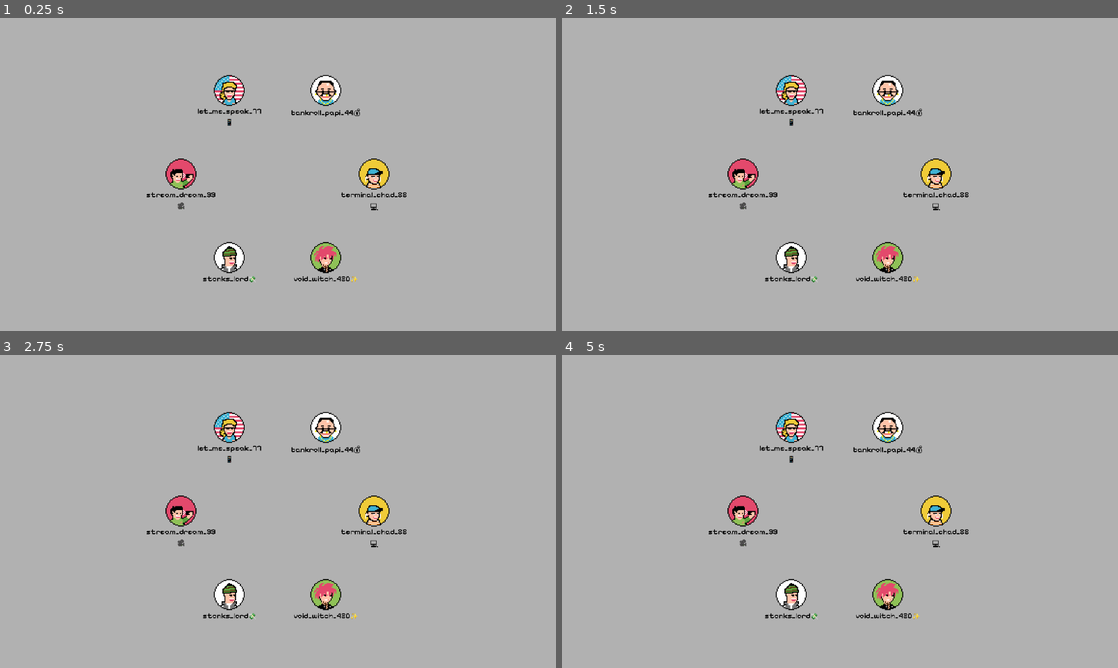
Above: before the commit, frames 1-4 (two rows, left to right).
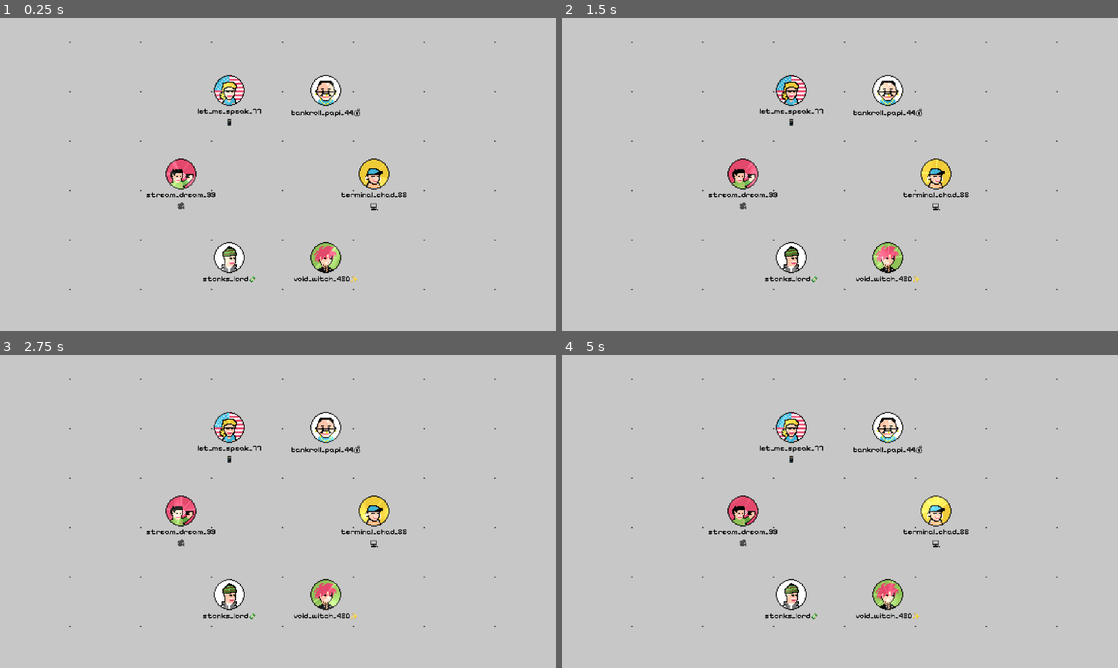
Above: after the commit, the same moments.

Repository: Pikachuxxxx/social-loops-gmtk
Game: Godot game, scene res://Scenes/main.tscn
The game is run twice, just before and just after one commit, with the same random seed, the same clock (stepped at 60 frames per second) and the same inputs.
Inputs (mouse positions are in pixels of both pictures, inside the frame that each line leads up to):
- Up to frame 1 (0.25 s): no input
- Up to frame 2 (1.5 s): tap Enter at 0.5 s; move the mouse to (962, 158) at 0.52 s; hold Enter 0.53-1.25 s; click (962, 158) at 0.67 s; drag from (728, 190) to (812, 237) at 1.27 s
- Up to frame 3 (2.75 s): move the mouse to (333, 442) at 2.02 s; tap J at 2.1 s; click (333, 442) at 2.17 s
- Up to frame 4 (5 s): drag from (812, 574) to (673, 464) at 2.77 s; move the mouse to (1006, 558) at 3.52 s; hold Tab 3.53-4.25 s; click (1006, 558) at 3.67 s; drag from (673, 464) to (756, 433) at 4.27 s

The runs differ from the first frame. In frame 1, 0.6% of the frame differs, in the area x 12-90%, y 7-87%; in frame 2, 0.4%; in frame 3, 0.5%; in frame 4, 0.6%.

Commit message:
feat: Bug fixes and shader fx
- Fixed some bugs with interests and dislikes butfileds
- added balatro inspired shaders and FX for likes and dislikes cleanup
- fixed up CRT monitor like shader from balartro (disabled for now)

Diff:
--- a/Personas/Persona_GothGirl_0.tres
+++ b/Personas/Persona_GothGirl_0.tres
@@ -11,9 +11,8 @@
 age = 19
 variant_idx = 0
 persona_type = 0
-likes = 100
-dislikes = 274
+likes = 356
+dislikes = 7186
 drama = 0.0
 tolerance = 0.0
 influence = 0.0
-metadata/_custom_type_script = "uid://cb5ttynshhrgo"
--- a/Personas/Persona_SugarDaddy_0.tres
+++ b/Personas/Persona_SugarDaddy_0.tres
@@ -11,9 +11,8 @@
 age = 52
 variant_idx = 0
 persona_type = 0
-likes = 329
+likes = 361
 dislikes = 2704
 drama = 0.0
 tolerance = 0.0
 influence = 0.0
-metadata/_custom_type_script = "uid://cb5ttynshhrgo"
--- a/Scenes/main.tscn
+++ b/Scenes/main.tscn
@@ -2,15 +2,11 @@
 
 [ext_resource type="Script" uid="uid://dh2c3yewo2rj0" path="res://Scripts/main.gd" id="1_bo1nx"]
 [ext_resource type="Script" uid="uid://dy1vb32td1nih" path="res://Scripts/Zuck.gd" id="2_8gbba"]
-[ext_resource type="Shader" uid="uid://bjwq8jti45nvd" path="res://Shaders/balatro.gdshader" id="2_bo1nx"]
+[ext_resource type="Material" uid="uid://cimd6ew5o12xl" path="res://Shaders/Balatro.tres" id="3_21xkr"]
 [ext_resource type="Script" uid="uid://c4s7cypestpx" path="res://Scripts/CameraController.gd" id="3_kry3j"]
 [ext_resource type="AudioStream" uid="uid://cukmeggeb4xxc" path="res://assets/audio/sfx/idle.wav" id="4_jjvhh"]
-
-[sub_resource type="ShaderMaterial" id="ShaderMaterial_8gbba"]
-shader = ExtResource("2_bo1nx")
-
-[sub_resource type="QuadMesh" id="QuadMesh_jjgbg"]
-size = Vector2(1280, 720)
+[ext_resource type="Material" uid="uid://bqi0s5jfq76s1" path="res://Shaders/Grid.tres" id="6_6bp64"]
+[ext_resource type="Texture2D" uid="uid://fmjep2v6yj71" path="res://assets/image/dps/persona_2.png" id="7_6bp64"]
 
 [node name="Node2D" type="Node2D"]
 script = ExtResource("1_bo1nx")
@@ -23,16 +19,31 @@
 position = Vector2(576, 325)
 script = ExtResource("3_kry3j")
 
-[node name="CanvasLayer" type="CanvasLayer" parent="."]
-visible = false
-offset = Vector2(585, 328)
-transform = Transform2D(1, 0, 0, 1, 585, 328)
-
-[node name="MeshInstance2D" type="MeshInstance2D" parent="CanvasLayer"]
-material = SubResource("ShaderMaterial_8gbba")
-position = Vector2(2, 3)
-mesh = SubResource("QuadMesh_jjgbg")
-
-[node name="AudioStreamPlayer2D" type="AudioStreamPlayer2D" parent="."]
+[node name="AudioStreamPlayer2D" type="AudioStreamPlayer2D" parent="Camera2D"]
+position = Vector2(-576, -325)
 stream = ExtResource("4_jjvhh")
 autoplay = true
+
+[node name="CanvasLayer" type="CanvasLayer" parent="."]
+
+[node name="ColorRect" type="ColorRect" parent="CanvasLayer"]
+visible = false
+material = ExtResource("3_21xkr")
+anchors_preset = -1
+anchor_left = -0.198
+anchor_top = -0.123
+anchor_right = 1.0
+anchor_bottom = 1.0
+offset_left = 228.096
+offset_top = 79.704
+grow_horizontal = 2
+grow_vertical = 2
+size_flags_horizontal = 4
+size_flags_vertical = 4
+
+[node name="Sprite2D" type="Sprite2D" parent="."]
+z_index = -505
+material = ExtResource("6_6bp64")
+position = Vector2(512, 512)
+scale = Vector2(1468.04, 1024)
+texture = ExtResource("7_6bp64")
--- a/Scenes/persona_node.tscn
+++ b/Scenes/persona_node.tscn
@@ -1,7 +1,8 @@
-[gd_scene load_steps=7 format=3 uid="uid://d08vim1jhug0x"]
+[gd_scene load_steps=8 format=3 uid="uid://d08vim1jhug0x"]
 
 [ext_resource type="Script" uid="uid://hhgqihr18wkj" path="res://Scripts/PersonaNode.gd" id="1_wxeb3"]
 [ext_resource type="Texture2D" uid="uid://chy3jek5cemcg" path="res://assets/image/dps/karen.png" id="2_nec11"]
+[ext_resource type="Material" uid="uid://bn3347xbvwdlb" path="res://Shaders/Balatro_card.tres" id="2_u7djs"]
 [ext_resource type="PackedScene" uid="uid://d3vdrjykr2i0t" path="res://FX/DownvotesFX.tscn" id="3_68h33"]
 [ext_resource type="PackedScene" uid="uid://bst4gjipcf2p3" path="res://FX/LikesFX.tscn" id="4_6mfyq"]
 [ext_resource type="PackedScene" uid="uid://sqflj4ksfawq" path="res://Scenes/post.tscn" id="5_6mfyq"]
@@ -21,6 +22,7 @@
 
 [node name="Sprite2D" type="Sprite2D" parent="NodeCollisionShape2D"]
 texture_filter = 1
+material = ExtResource("2_u7djs")
 position = Vector2(-0.499999, 0)
 scale = Vector2(1.93, 1.93)
 texture = ExtResource("2_nec11")
--- /dev/null
+++ b/Shaders/Balatro.tres
@@ -0,0 +1,6 @@
+[gd_resource type="ShaderMaterial" load_steps=2 format=3 uid="uid://cimd6ew5o12xl"]
+
+[ext_resource type="Shader" uid="uid://bjwq8jti45nvd" path="res://Shaders/balatro.gdshader" id="1_mmo5c"]
+
+[resource]
+shader = ExtResource("1_mmo5c")
--- /dev/null
+++ b/Shaders/Balatro_card.tres
@@ -0,0 +1,6 @@
+[gd_resource type="ShaderMaterial" load_steps=2 format=3 uid="uid://bn3347xbvwdlb"]
+
+[ext_resource type="Shader" uid="uid://dfv5l6wakhhb3" path="res://Shaders/balatro_card_shine.gdshader" id="1_m4o5u"]
+
+[resource]
+shader = ExtResource("1_m4o5u")
--- /dev/null
+++ b/Shaders/Grid.gdshader
@@ -0,0 +1,22 @@
+shader_type canvas_item;
+
+// Dot grid parameters
+uniform float dot_spacing_px = 0.1; // space between dots, in pixels
+uniform float dot_radius_px = 0.4;   // dot radius, in pixelsts)
+uniform vec4 bg_color = vec4(0.3, 0.3, 0.3, 1.0); // dot color
+uniform vec4 dot_color  = vec4(0.7, 0.7, 0.7, 1.0); // background color
+
+void fragment() {
+ 	vec2 spacing_uv = TEXTURE_PIXEL_SIZE * dot_spacing_px;
+    float radius_uv = (TEXTURE_PIXEL_SIZE.x) * dot_radius_px;
+
+    // Find position within cell
+    vec2 cell_uv = mod(UV, spacing_uv) / spacing_uv;
+    vec2 centered = cell_uv - 0.5;
+    float dist = length(centered);
+
+    float dot = smoothstep(radius_uv, radius_uv * 0.8, dist);
+    dot = 1.0 - dot;
+
+    COLOR = mix(bg_color, dot_color, dot) * 0.8;
+}
--- /dev/null
+++ b/Shaders/Grid.tres
@@ -0,0 +1,10 @@
+[gd_resource type="ShaderMaterial" load_steps=2 format=3 uid="uid://bqi0s5jfq76s1"]
+
+[ext_resource type="Shader" uid="uid://c12xsv3otup34" path="res://Shaders/Grid.gdshader" id="1_c1h7l"]
+
+[resource]
+shader = ExtResource("1_c1h7l")
+shader_parameter/dot_spacing = Vector2(0.1, 0.1)
+shader_parameter/dot_radius = 0.03
+shader_parameter/dot_color = Vector4(1, 1, 1, 1)
+shader_parameter/bg_color = Vector4(0, 0, 0, 1)
--- a/Shaders/balatro.gdshader
+++ b/Shaders/balatro.gdshader
@@ -11,10 +11,10 @@
 	vec2 uv_offset = centered_uv.yx / curvature;
 	vec2 warped_uv = centered_uv + centered_uv * uv_offset * uv_offset;
 	vec3 cutoff = vec3(step(abs(warped_uv.x), 1.0) * step(abs(warped_uv.y), 1.0));
-	vec3 scanlines = vec3(sin(2.0 * warped_uv.y * 180.0) * 0.1 + 0.9);
+	vec3 scanlines = vec3(sin(1.0 * warped_uv.y * 120.0 + (TIME * 20.0)) * 0.2 + 0.9);
 	vec3 vignette = vec3(length(pow(abs(centered_uv), vec2(4.0)) / 3.0));
 
 	vec3 screen_color = textureLod(screen_texture, (warped_uv + 1.0) / 2.0, 0.2).rgb * cutoff * scanlines;
 	screen_color -= vignette * vignette_multiplier;
-	COLOR = vec4(screen_color, 0.5);
+	COLOR = vec4(screen_color, 0.1);
 }
--- /dev/null
+++ b/Shaders/balatro_card_shine.gdshader
@@ -0,0 +1,37 @@
+shader_type canvas_item;
+render_mode unshaded;
+
+// Modified from: https://www.shadertoy.com/view/w3VGzm
+float rand(float co) {
+    return fract(sin(dot(vec2(co, co) ,vec2(12.9898,78.233))) * 43758.5453);
+}
+
+void fragment() {
+	vec2 uv = UV;
+    vec2 texSize = vec2(256.0, 256.0); // output resolution
+    vec2 adjusted_uv = (uv - 0.5) * vec2(texSize.x / texSize.y, 1.0);
+
+	vec2 foil = vec2(TIME + SCREEN_UV.x * 5.0, TIME * 1.2 ) ; // simulate foil movement
+	vec2 rotater = vec2(cos(foil.r * 0.1221), sin(foil.r * 0.3512));
+    float angle = dot(rotater, adjusted_uv) / (length(rotater) * length(adjusted_uv));
+
+	float fac2 = max(min(
+        5.0 * cos(foil.g * 0.3 + angle * 3.1415 *
+        (2.2 + 0.9 * sin(foil.r * 1.65 + 0.2 * foil.g)))
+        - 4.0 - max(2.0 - length(20.0 * adjusted_uv), 0.0),
+        1.0), 0.0) * 0.5;
+
+    float fac3 = 0.3 * max(min(
+        2.0 * sin(foil.r * 5.0 + uv.x * 3.0 +
+        3.0 * (1.0 + 0.5 * cos(foil.r * 7.0))) - 1.0, 1.0), -1.0);
+
+    float fac4 = 0.3 * max(min(
+        2.0 * sin(foil.r * 6.66 + uv.y * 3.8 +
+        3.0 * (1.0 + 0.5 * cos(foil.r * 3.414))) - 1.0, 1.0), -1.0);
+    float maxfac = max(max(fac2, max(fac3, fac4)) + (fac2 + fac3 + fac4), 0.0);
+    vec3 foilColor = maxfac * vec3(0.2, 0.2, 0.2); // strong blue shimmer
+
+	vec4 color = texture(TEXTURE, UV);
+
+	COLOR = vec4(color.rgb + foilColor, color.a);
+}
Not shown: 1 places in Personas/Persona_GothGirl_0.tres that only renumber resources
Not shown: 1 places in Personas/Persona_SugarDaddy_0.tres that only renumber resources
Not shown, added: Shaders/Grid.gdshader.uid
Not shown, added: Shaders/balatro_card_shine.gdshader.uid
Not shown: 1 places in main.tscn that only renumber resources
